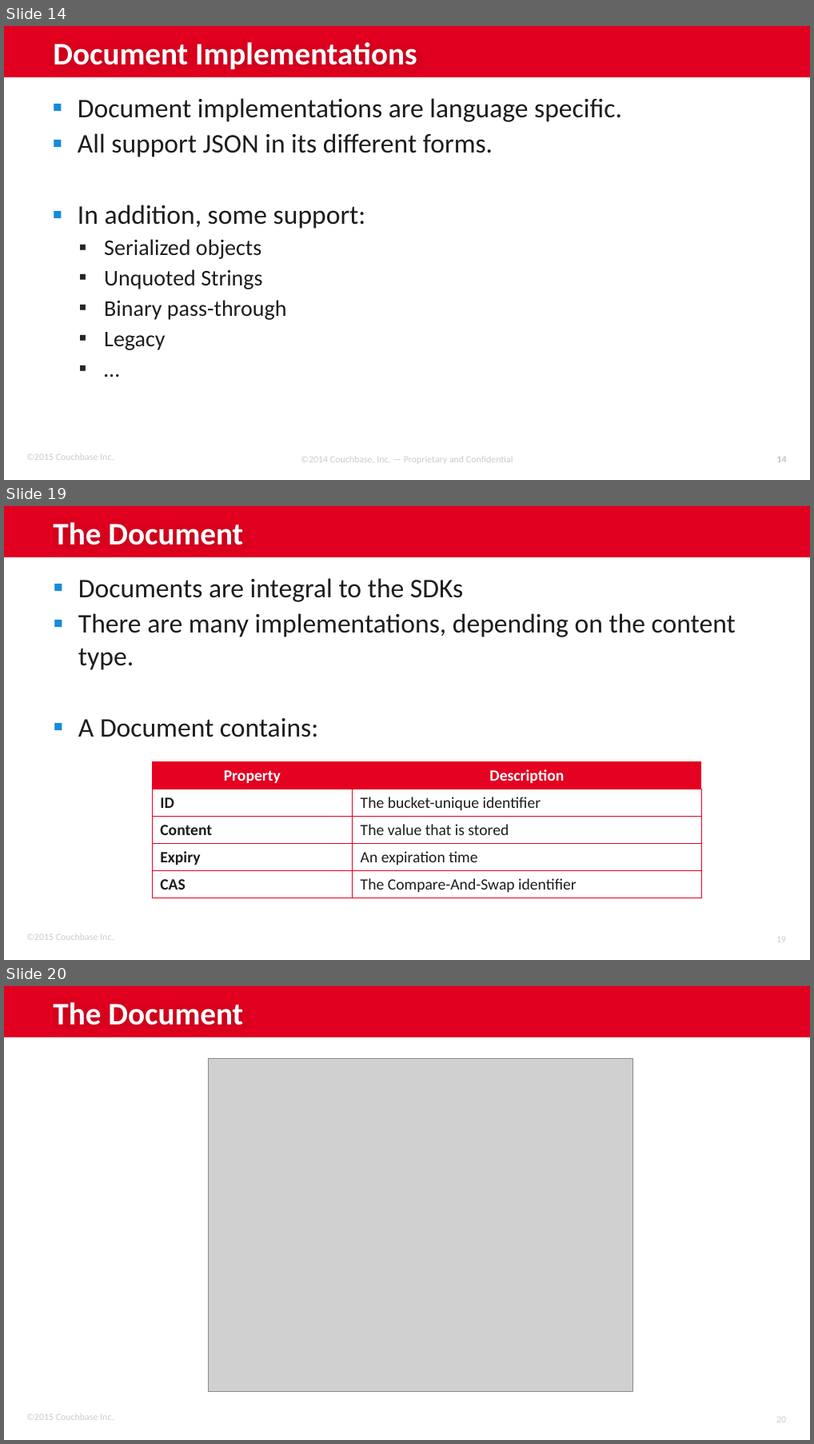
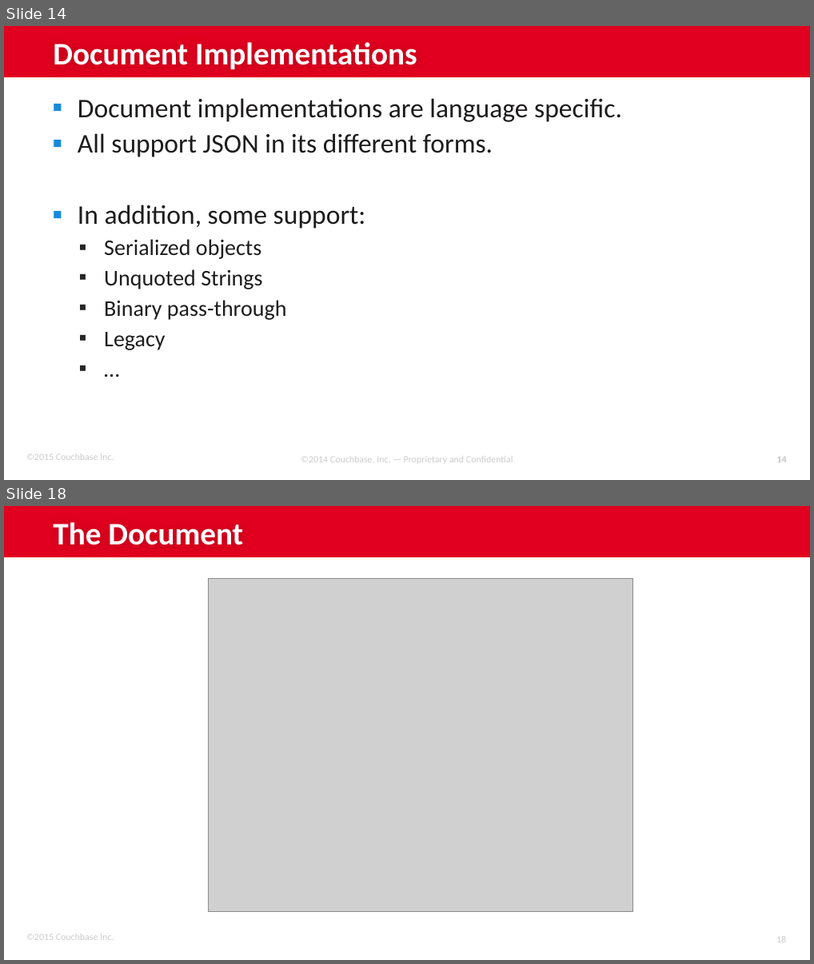
Before and after one commit to subalakr/workshop, a slide deck: server/presentations/Lec-02_Programming_Couchbase.pptx. Shown one above the other, each under a label of ours: slides 14, 19 and 20 before the commit, slides 14 and 18 after it; the slides between them are not shown. The pictures are 814x1444 and 814x964 pixels, drawn with LibreOffice and Linux fonts; fonts in the diff are those of the drawing; grey boxes stand for pictures; background and template pictures are left out. Boxes give left, top, right and bottom in pixels: in the first picture for what was removed or moved away, otherwise in the second. Text is boxed around its words. In the diff, an @@ line names an element or a change of style, - is before the commit and + after.

```diff
--- a/server/presentations/Lec-02_Programming_Couchbase.pptx
+++ b/server/presentations/Lec-02_Programming_Couchbase.pptx
@@ slide 19 removed at <box>4,506,810,960</box>, background #FFFFFF; not listed: 3 template elements that a slide beside it also shows @@
@@ title removed at <box>53,522,243,545</box> @@
-The Document
@@ text removed at <box>78,578,736,737</box> @@
-▪ Documents are integral to the SDKs
-▪ There are many implementations, depending on the content type.
-▪ A Document contains:
@@ table removed at <box>152,762,702,896</box>, 5 rows, 2 columns @@
-Property | Description
-ID | The bucket-unique identifier
-Content | The value that is stored
-Expiry | An expiration time
-CAS | The Compare-And-Swap identifier
@@ what was slide 20 is now slide 18 @@
```
Also in this commit, not shown: 7 slides changed, 3 slides added, 3 other slides removed, 9 other files.
